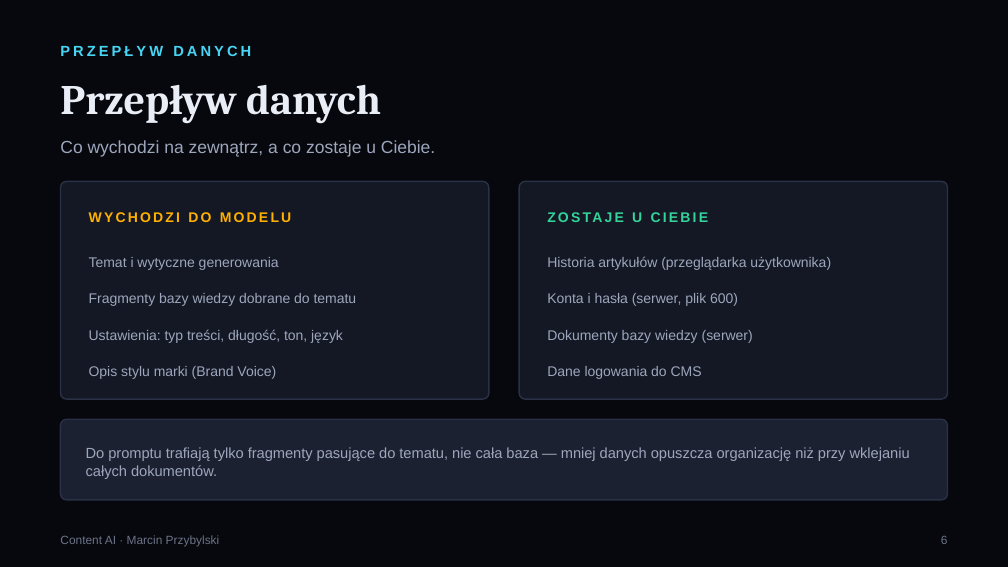
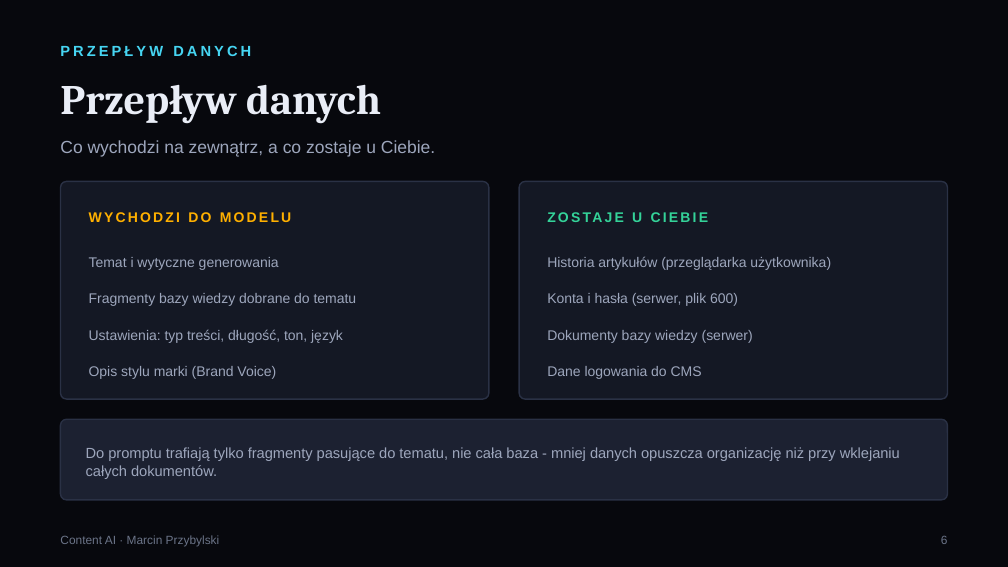
Before and after one commit to Marcin1000/ContentAI, a slide deck: slide 7 of prezentacje/PL/ContentAI_Security.pptx. Drawn at 1008x567 pixels with LibreOffice and Linux fonts; fonts in the diff are those of the drawing. Boxes give left, top, right and bottom in pixels: in the first picture for what was removed or moved away, otherwise in the second. Text is boxed around its words. In the diff, an @@ line names an element or a change of style, - is before the commit and + after.

```diff
--- a/prezentacje/PL/ContentAI_Security.pptx
+++ b/prezentacje/PL/ContentAI_Security.pptx
@@ text at (86, 447, 900, 479): text changed @@
-Do promptu trafiają tylko fragmenty pasujące do tematu, nie cała baza — mniej danych opuszcza organizację niż przy wklejaniu całych dokumentów.
+Do promptu trafiają tylko fragmenty pasujące do tematu, nie cała baza - mniej danych opuszcza organizację niż przy wklejaniu całych dokumentów.
```
Also in this commit, not shown: 7 other slides changed, 17 other files.
